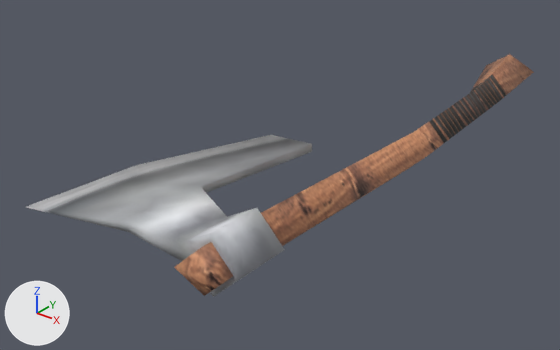
The Blender file models/items/weapons/medieval_weapons/one_handed_axe_1.blend: old version first, new version second.
Rendered twice from a camera (50 mm lens) standing at (0.271, -0.4, 0.204) and looking at (-0.022, -0.035, -0.023). The lights are fixed; the arrows at lower left show +X, +Y and +Z. The first picture is the older version.

Before the edit, the objects in view are built like this:
```python
me_one_handed_axe_1 = bpy.data.meshes.new('one_handed_axe_1')
me_one_handed_axe_1.from_pydata(...)  # 30 vertices, 52 faces; spans x -0.069..0.069, y -0.197..-0.036, z -0.017..0.017
me_one_handed_axe_1.polygons.foreach_set('use_smooth', [True] * 52)
me_one_handed_axe_1.materials.append(mat_mat_one_handed_axe_1)  # picture img_tex_one_handed_axe_1
me_one_handed_axe_1_001 = bpy.data.meshes.new('one_handed_axe_1.001')
me_one_handed_axe_1_001.from_pydata(...)  # 24 vertices, 36 faces; spans x 0.018..0.069, y -0.189..0.197, z -0.015..0.015
me_one_handed_axe_1_001.polygons.foreach_set('use_smooth', [True] * 36)
me_one_handed_axe_1_001.materials.append(mat_mat_one_handed_axe_1)  # picture img_tex_one_handed_axe_1
ob_blade = bpy.data.objects.new('Blade', me_one_handed_axe_1)
ob_blade.location = (0.0, 0.0, 0.0049)
ob_handle = bpy.data.objects.new('Handle', me_one_handed_axe_1_001)
ob_handle.location = (0.0, 0.0, 0.0049)
```
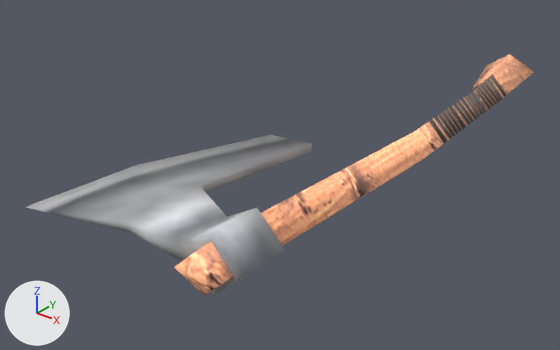
What changed in the scene script:
```text
Add mat_mat_one_handed_axe_1_brighterhandle:
    mat_mat_one_handed_axe_1_brighterhandle = bpy.data.materials.new('mat_one_handed_axe_1_BrighterHandle')
    # colours: white #ffffff
    # uses the picture img_tex_one_handed_axe_1
Change ob_handle:
    add ob_handle.material_slots[0].link = 'OBJECT'; ob_handle.material_slots[0].material = mat_mat_one_handed_axe_1_brighterhandle
```

Location of each change, [x1, y1, x2, y2] in pixels of the pictures (560 x 350 px):
'Handle', recoloured: [174, 54, 534, 296] in both
